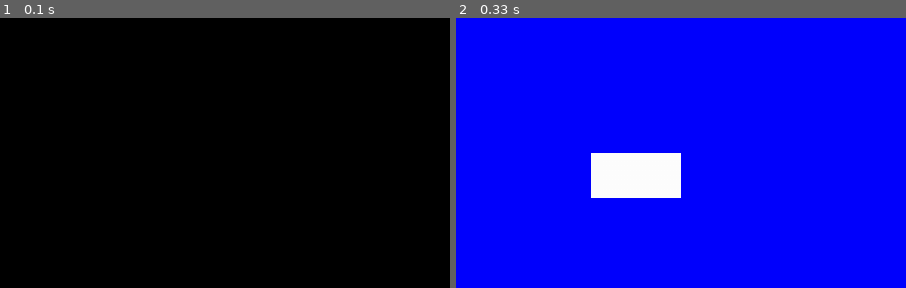
Above: before the commit, frames 1-2 (left to right).
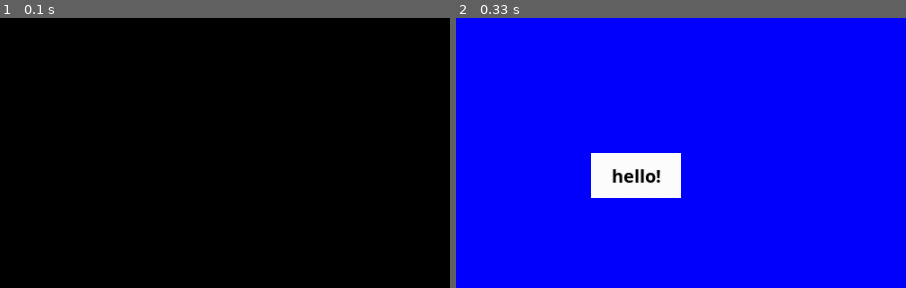
Above: after the commit, the same moments.

Repository: krishchow/Null-Battleship
Game: pygame game, started from driver.py
Same seed, same stepped clock (60 frames per second), same inputs: the game is played once before the commit and once after it.
Inputs:
- Up to frame 1 (0.1 s): no input
- Up to frame 2 (0.33 s): no input
The pictures show only the part of the screen within x 0-50%, y 50-100%; the shares and areas given below are measured in that part.

Frame 1 is identical in both runs. In frame 2, 0.4% of the frame differs, in the area x 34-46%, y 55-62%.

Commit message:
Abstracing the Button Class
This commit abstracts the Button class, and makes it more dynamic
and extensible such that we can use accross Stages with no
additonal overhead.

Diff:
--- a/util/parameters.py
+++ b/util/parameters.py
@@ -3,7 +3,8 @@
     "grey": (169, 169, 169),
     "green": (0, 255, 0),
     "red": (255,0,0),
-    "blue": (0,0,255)
+    "blue": (0,0,255),
+    "black": (0,0,0)
 }
 board_params = {
     "window_size": [512,512],
--- a/util/viewSupport.py
+++ b/util/viewSupport.py
@@ -1,5 +1,9 @@
 import pygame
 from util import parameters
+
+def text_objects(text, font, color):
+    text_surface = font.render(text, True, color)
+    return text_surface, text_surface.get_rect()
 
 class Button:
     def __init__(self,x,y,width,height, text):
@@ -8,11 +12,21 @@
         self.width = width
         self.height = height
         self.text = text
+        self.bg = parameters.colors['white']
+        self.fg = parameters.colors['black']
 
-    def ifClicked(self, mouse):
+    def ifClicked(self, mouse, handler = lambda: print('clicked')):
         if self.x+self.width > mouse[0] > self.x and \
             self.y+self.height > mouse[1] > self.y:
-            print('clicked', self.text)
+            handler()
 
     def render(self, screen):
-        pygame.draw.rect(screen, parameters.colors['white'], (self.x,self.y,self.width,self.height))
+        pygame.draw.rect(screen, self.bg, (self.x, self.y, self.width, self.height))
+        font_text = pygame.font.Font('./util/fonts/OpenSans-Bold.ttf', 20)
+
+        text_surface, text_rect = text_objects(self.text, font_text, self.fg)
+
+        text_rect.center = ((self.x+(self.width/2)),
+                            (self.y+(self.height/2)))
+
+        screen.blit(text_surface, text_rect)
--- a/view.py
+++ b/view.py
@@ -26,7 +26,7 @@
     def title_screen(self):
         self.screen.fill(self.colors["blue"])
         if self._init_phase:
-            button = viewSupport.Button(150,450, 100,50, 'hi')
+            button = viewSupport.Button(150,450, 100,50, 'hello!')
             self.clickables.append(button)
             self._init_phase = False
 
Binary file added: util/fonts/OpenSans-Bold.ttf
Binary file added: util/fonts/OpenSans-BoldItalic.ttf
Binary file added: util/fonts/OpenSans-ExtraBold.ttf
Binary file added: util/fonts/OpenSans-ExtraBoldItalic.ttf
Binary file added: util/fonts/OpenSans-Italic.ttf
Binary file added: util/fonts/OpenSans-Light.ttf
Binary file added: util/fonts/OpenSans-LightItalic.ttf
Binary file added: util/fonts/OpenSans-Regular.ttf
Binary file added: util/fonts/OpenSans-SemiBold.ttf
Binary file added: util/fonts/OpenSans-SemiBoldItalic.ttf
